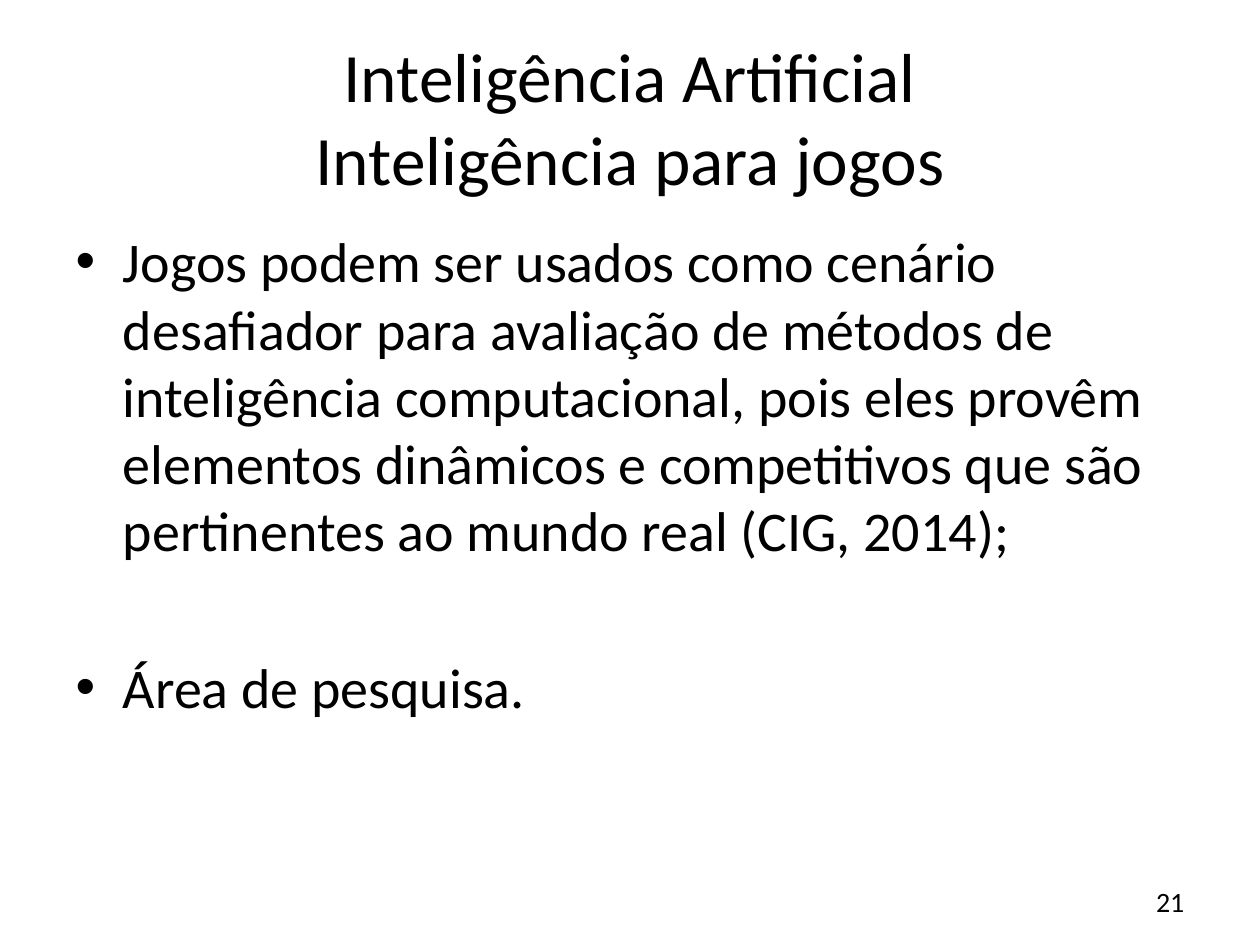
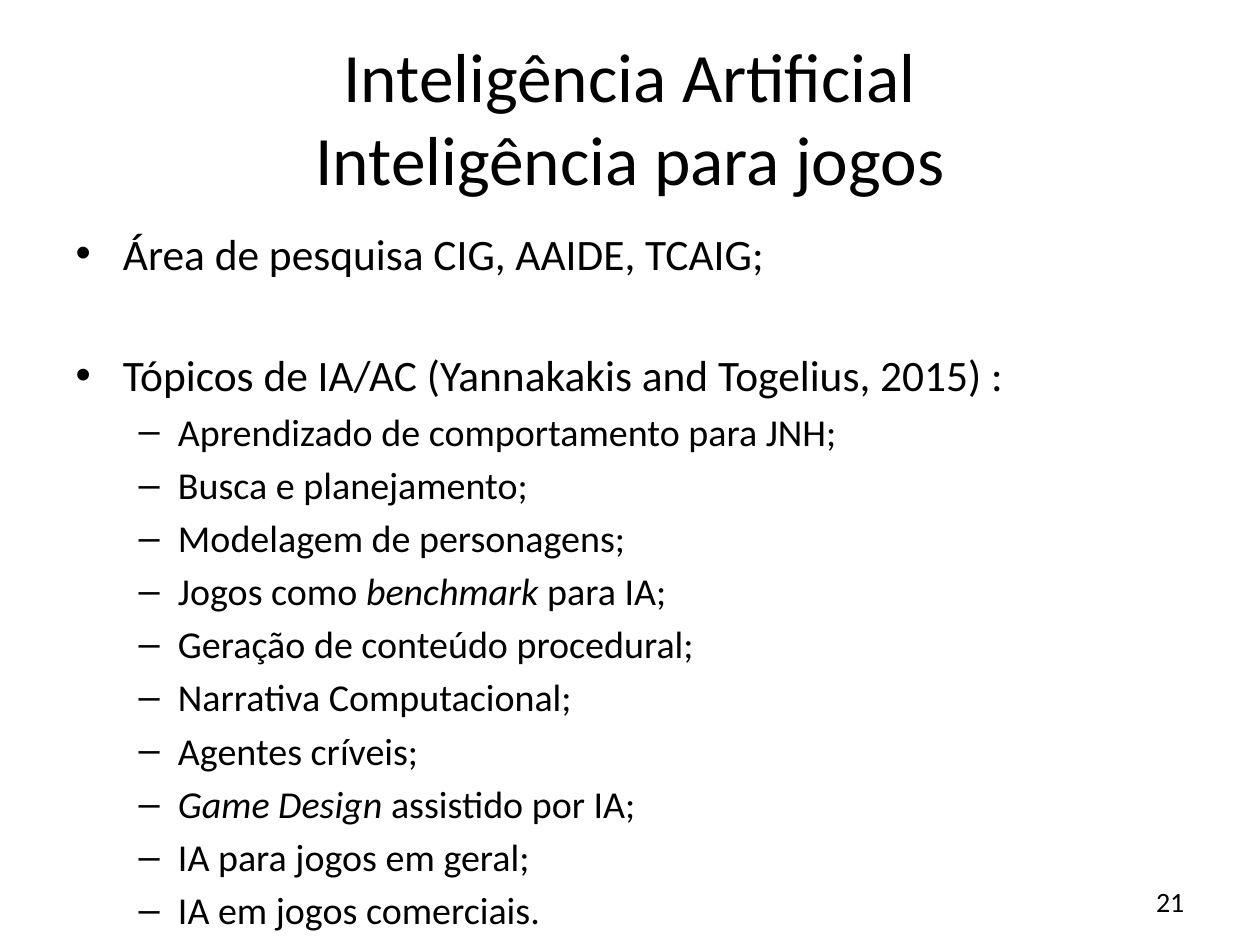
Before and after one commit to JonathanOhara/dissertacao, a slide deck: slide 21 of Apresentação Qualificação.pptx. Drawn at 1260x945 pixels with LibreOffice and Linux fonts; fonts in the diff are those of the drawing; background and template pictures are left out. Boxes give left, top, right and bottom in pixels: in the first picture for what was removed or moved away, otherwise in the second. Text is boxed around its words. In the diff, an @@ line names an element or a change of style, - is before the commit and + after.

```diff
--- a/Apresentação Qualificação.pptx
+++ b/Apresentação Qualificação.pptx
@@ text at [123, 234, 981, 931]: text changed; size 32 to 21.7 pt @@
-• Jogos podem ser usados como cenário desafiador para avaliação de métodos de inteligência computacional, pois eles provêm elementos dinâmicos e competitivos que são pertinentes ao mundo real (CIG, 2014);
-• Área de pesquisa.
+• Área de pesquisa CIG, AAIDE, TCAIG;
+• Tópicos de IA/AC (Yannakakis and Togelius, 2015) :
+  – Aprendizado de comportamento para JNH;
+  – Busca e planejamento;
+  – Modelagem de personagens;
+  – Jogos como benchmark para IA;
+  – Geração de conteúdo procedural;
+  – Narrativa Computacional;
+  – Agentes críveis;
+  – Game Design assistido por IA;
+  – IA para jogos em geral;
+  – IA em jogos comerciais.
```
Also in this commit, not shown: 12 other slides changed, 4 slides added, 2 other files.
